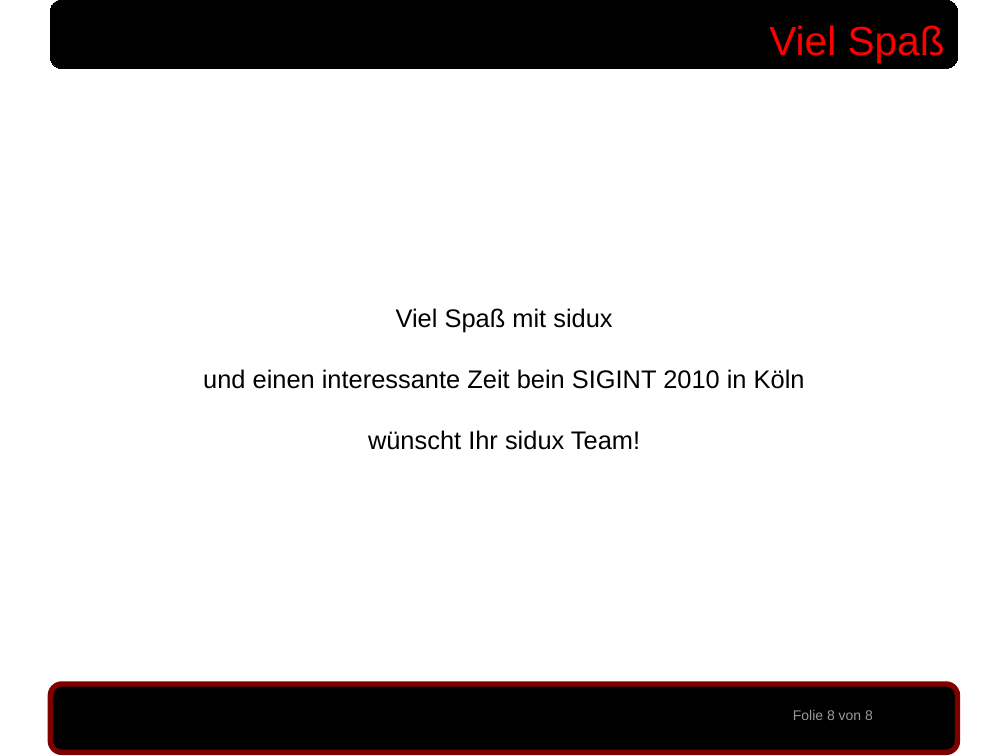
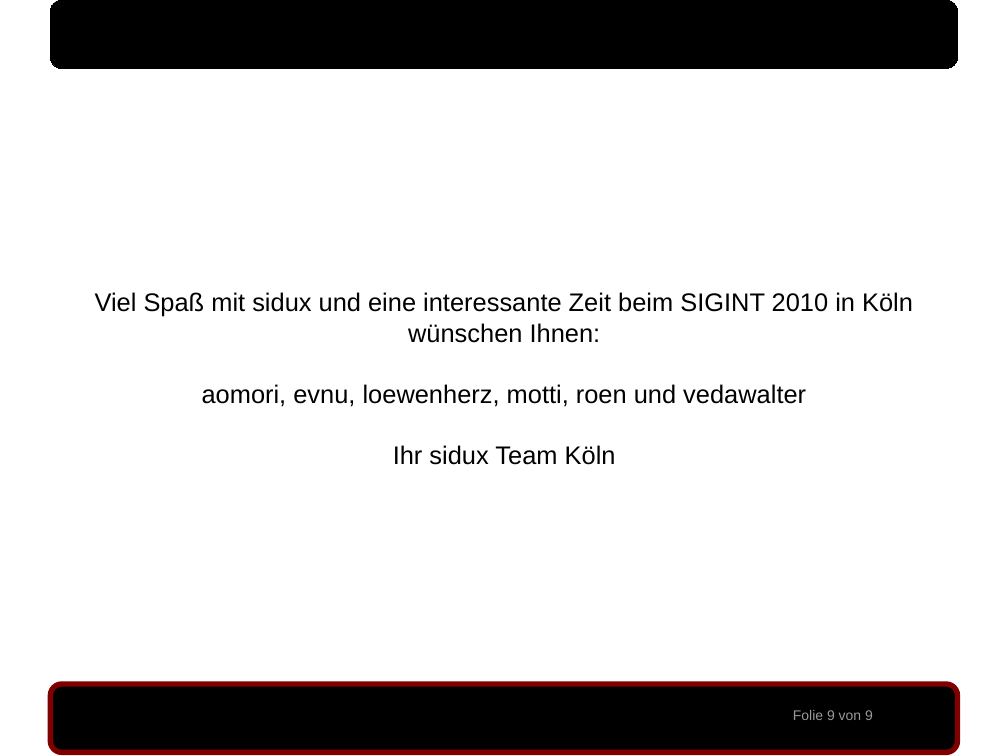
Before and after one commit to sidux-ev/praesentation, a slide deck: slide 9 of bin/sigint2010_koeln.odp (slide 8 before the commit). Drawn at 1008x756 pixels with LibreOffice and Linux fonts; fonts in the diff are those of the drawing; background and template pictures are left out. Boxes give left, top, right and bottom in pixels: in the first picture for what was removed or moved away, otherwise in the second. Text is boxed around its words. In the diff, an @@ line names an element or a change of style, - is before the commit and + after.

Commit message:
sigint2010 seiten-num. angepasst

```diff
--- a/bin/sigint2010_koeln.odp
+++ b/bin/sigint2010_koeln.odp
@@ text removed at (x1=769, y1=25, x2=945, y2=63) @@
-Viel Spaß
@@ text at (x1=95, y1=292, x2=913, y2=465): text changed @@
-Viel Spaß mit sidux
-und einen interessante Zeit bein SIGINT 2010 in Köln
-wünscht Ihr sidux Team!
+Viel Spaß mit sidux und eine interessante Zeit beim SIGINT 2010 in Köln wünschen Ihnen:
+aomori, evnu, loewenherz, motti, roen und vedawalter
+Ihr sidux Team Köln
@@ text at (x1=793, y1=710, x2=873, y2=720): text changed @@
-Folie 8 von 8
+Folie 9 von 9
```
Also in this commit, not shown: 7 other slides changed, 1 slide added, 2 other files.
